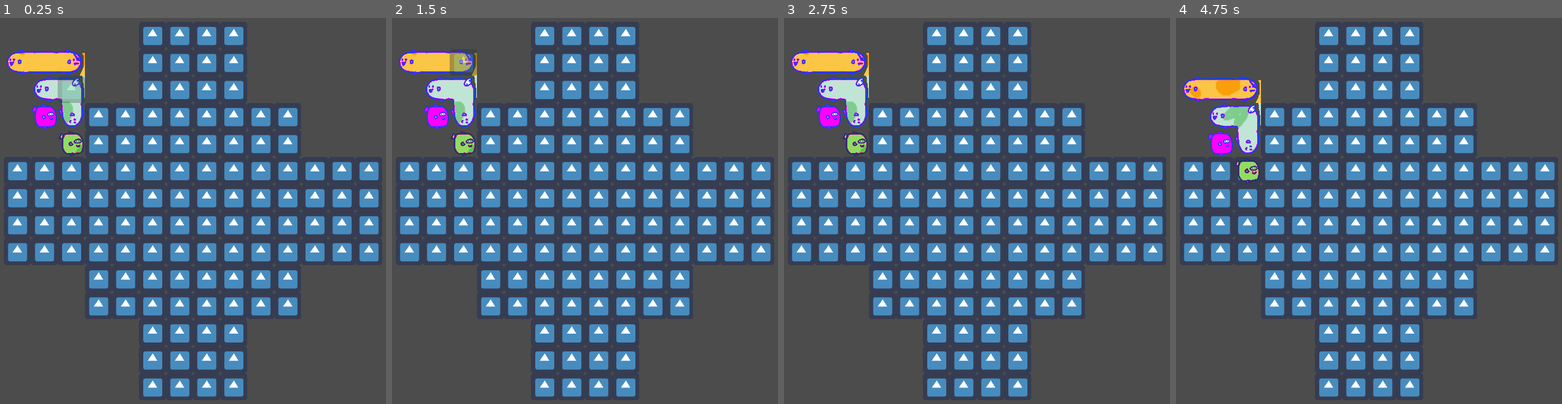
Above: before the commit, frames 1-4 (left to right).
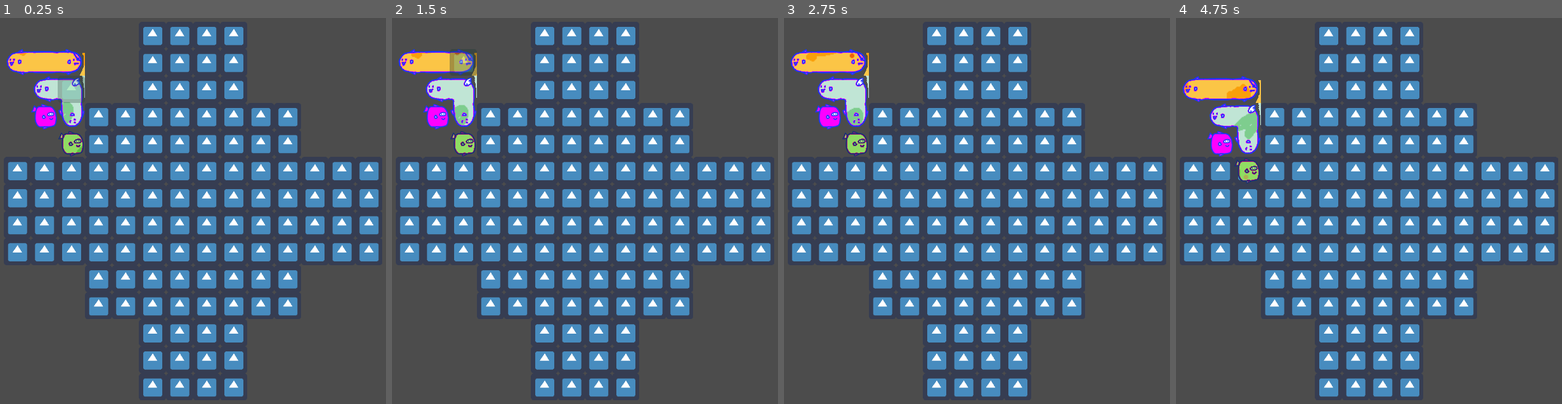
Above: after the commit, the same moments.

Repository: amckendry2/sokoban-cargo
Game: Godot game, scene res://Scenes/Docks.tscn
The game is run twice, just before and just after one commit, with the same random seed, the same clock (stepped at 60 frames per second) and the same inputs. The engine's default icon, where the game draws it, is replaced by a stand-in: a white triangle on a blue panel in a dark square.
Inputs:
- Up to frame 1 (0.25 s): no input
- Up to frame 2 (1.5 s): hold W (move_up) from 0.53 s (still down); tap Space (select_block) at 0.6, 1.35 s; tap Enter at 1.25 s
- Up to frame 3 (2.75 s): release W (move_up) at 2.03 s; hold A (move_left) from 2.03 s (still down); tap Space (select_block) at 2.1 s
- Up to frame 4 (4.75 s): tap Space (select_block) at 2.75, 2.85, 3.6, 4.35 s; release A (move_left) at 3.53 s; hold S (move_down) 3.53-4.28 s; tap Enter at 4.25 s; hold D (move_right) from 4.28 s (still down)

The runs differ from the first frame. In frame 1, less than 0.1% of the frame differs, in the area x 4-22%, y 9-35%; in frame 2, 0.1%; in frame 3, 0.2%; in frame 4, 0.8%, in the area x 2-22%, y 16-42%.

Commit message:
Add scrolling to background shader

Diff:
--- a/Assets/Shaders/Chowder.tres
+++ b/Assets/Shaders/Chowder.tres
@@ -7,5 +7,7 @@
 shader = ExtResource( 1 )
 shader_param/aspect_ratio = Vector2( 1, 1 )
 shader_param/u_color_key = Color( 1, 0, 1, 1 )
-shader_param/tiling_scale = 2.0
+shader_param/scale = 2.0
+shader_param/move_dir = Vector2( 1, -1 )
+shader_param/move_speed = 1.0
 shader_param/background_texture = ExtResource( 2 )
--- a/Assets/Shaders/chowder.gdshader
+++ b/Assets/Shaders/chowder.gdshader
@@ -7,15 +7,17 @@
 
 uniform sampler2D background_texture : hint_black;
 
-uniform float tiling_scale = 2.0;
+uniform float scale = 2.0;
+uniform vec2 move_dir = vec2(1.0f,-1.0f);
+uniform float move_speed = 1.0f;
 
 void fragment() {
     vec4 col = texture(TEXTURE, UV);
     vec4 d4 = abs(col - u_color_key);
     float d = max(max(d4.r, d4.g), d4.b);
     if(d < 0.01) {
-        vec2 uv = vec2(SCREEN_UV.x, SCREEN_UV.y * aspect_ratio.x/aspect_ratio.y);
-       col = texture(background_texture, fract(1.0f - uv * vec2(tiling_scale,tiling_scale)));
+     vec2 uv = vec2(SCREEN_UV.x, SCREEN_UV.y * aspect_ratio.x/aspect_ratio.y);
+       col = texture(background_texture, fract(1.0f - uv * vec2(scale,scale) + TIME * move_dir * move_speed/100.0f));
     }
     COLOR = col;
 }
